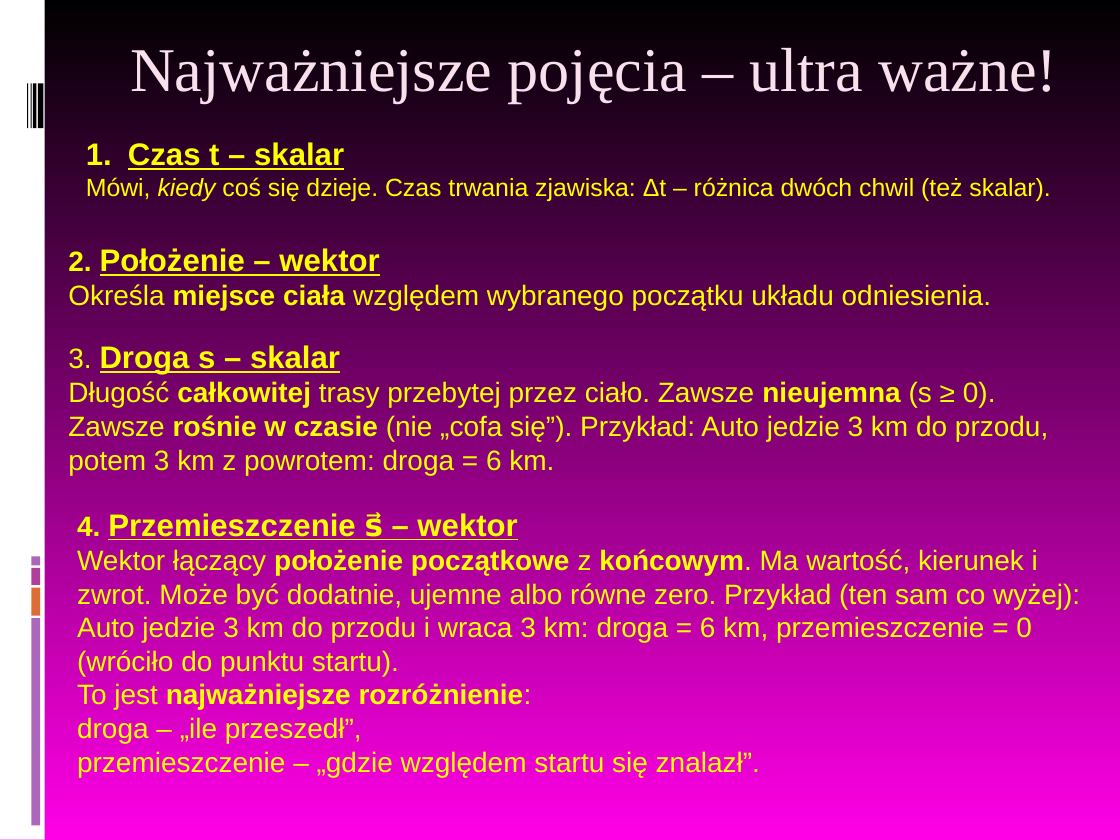
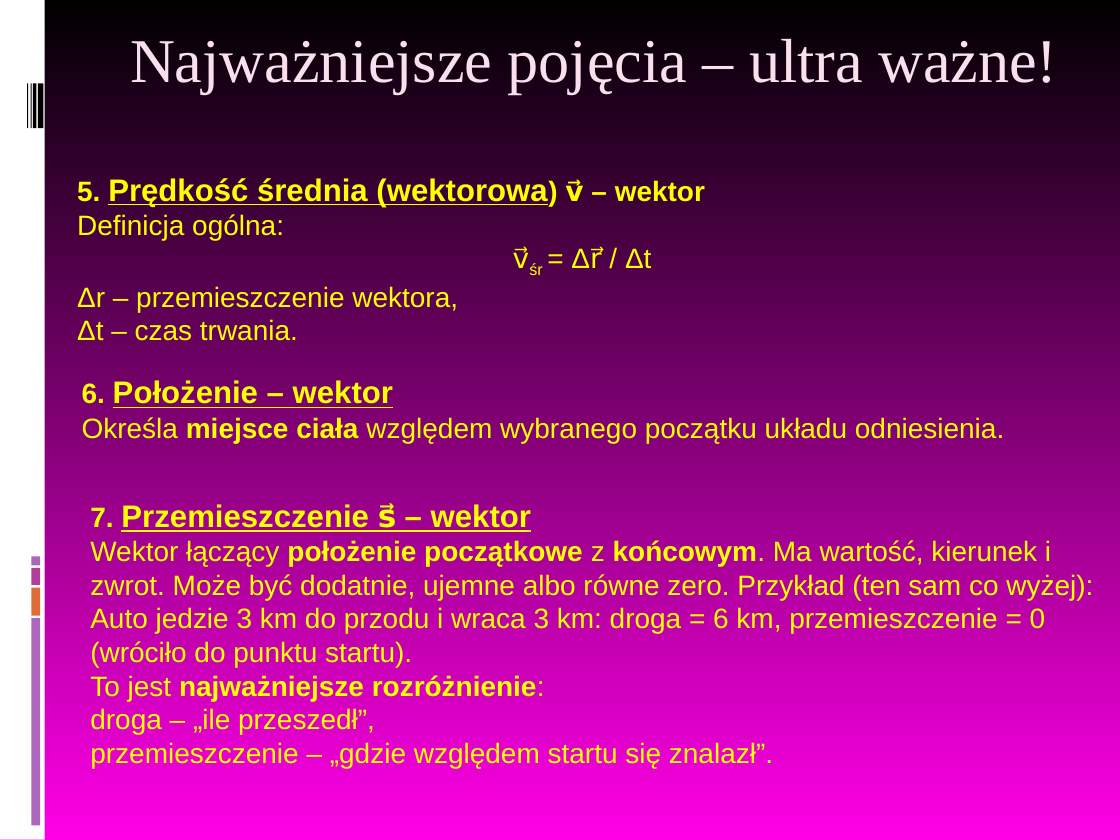
Before and after one commit to MichalMus/Fizyka-w-szkole, a slide deck: slide 25 of 4.Kinematyka/2.Ruch jednostajny prostoliniowy.ppt (slide 11 before the commit). Drawn at 1120x840 pixels with LibreOffice and Linux fonts; fonts in the diff are those of the drawing. Boxes give left, top, right and bottom in pixels: in the first picture for what was removed or moved away, otherwise in the second. Text is boxed around its words. In the diff, an @@ line names an element or a change of style, - is before the commit and + after.

```diff
--- a/4.Kinematyka/2.Ruch jednostajny prostoliniowy.ppt
+++ b/4.Kinematyka/2.Ruch jednostajny prostoliniowy.ppt
@@ title "Najważniejsze pojęcia – ultra ważne!": place and size @@
-title "Najważniejsze pojęcia – ultra ważne!" at (130,48,1057,103)
+title "Najważniejsze pojęcia – ultra ważne!" at (130,39,1057,94)
@@ text removed at (86,142,1050,201) @@
-1. Czas t – skalar
-Mówi, kiedy coś się dzieje. Czas trwania zjawiska: Δt – różnica dwóch chwil (też skalar).
@@ text added at (77,178,705,341), 18 pt, text #FFFF00 @@
+5. Prędkość średnia (wektorowa) v⃗ – wektor
+Definicja ogólna:
+v⃗śr = Δr⃗ / Δt
+Δr – przemieszczenie wektora,
+Δt – czas trwania.
@@ text removed at (68,345,1048,475) @@
-3. Droga s – skalar
-Długość całkowitej trasy przebytej przez ciało. Zawsze nieujemna (s ≥ 0).
-Zawsze rośnie w czasie (nie „cofa się”). Przykład: Auto jedzie 3 km do przodu, potem 3 km z powrotem: droga = 6 km.
@@ text "6. Położenie – wektor": place and size @@
-text "6. Położenie – wektor" at (68,248,991,310)
+text "6. Położenie – wektor" at (82,380,1004,443)
@@ text at (82,380,393,408): text changed @@
-2. Położenie – wektor
+6. Położenie – wektor
@@ text "7. Przemieszczenie s⃗ – wektor": place and size @@
-text "7. Przemieszczenie s⃗ – wektor" at (77,510,1080,777)
+text "7. Przemieszczenie s⃗ – wektor" at (90,502,1093,768)
@@ text at (90,502,531,534): text changed @@
-4. Przemieszczenie s⃗ – wektor
+7. Przemieszczenie s⃗ – wektor
```
Also in this commit, not shown: 2 other slides changed, 16 slides added, 3 slides removed, 2 other files.
